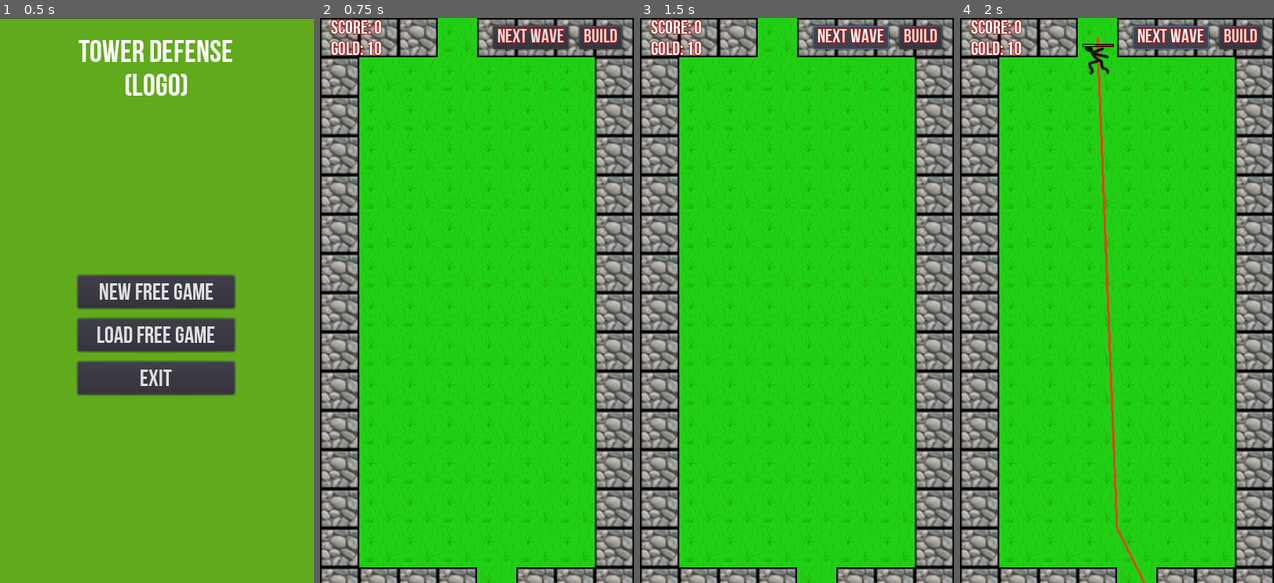
Above: before the commit, frames 1-4 (left to right).
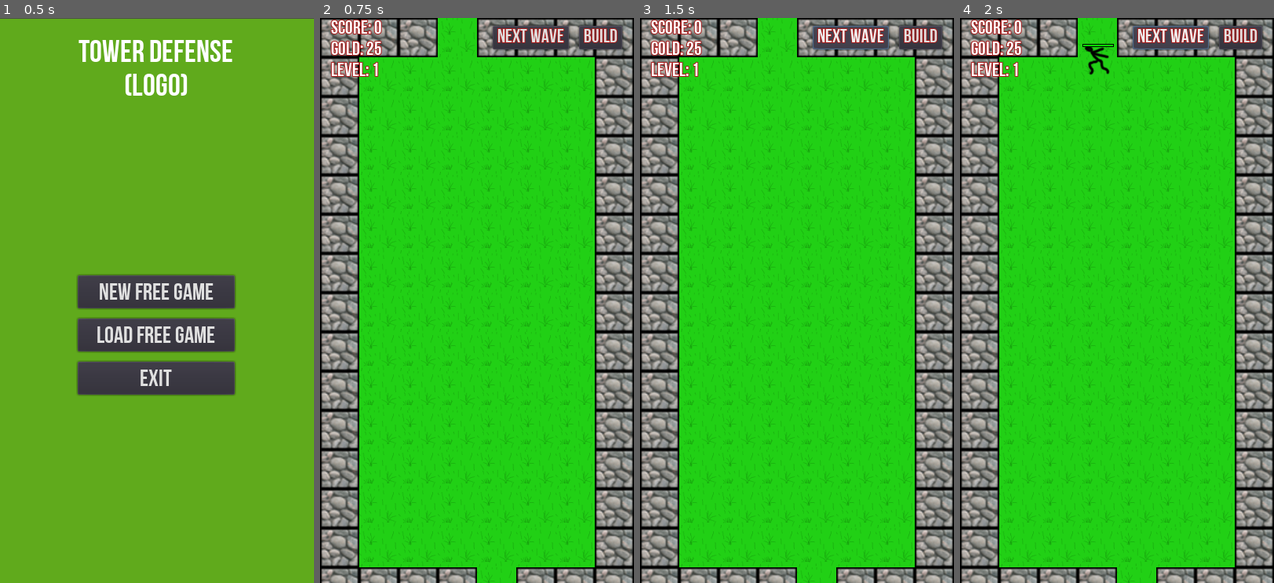
Above: after the commit, the same moments.

Repository: thewillwillhelp/godot-td
Game: Godot game, scene res://scenes/MainMenu.tscn
The game is run twice, just before and just after one commit, with the same random seed, the same clock (stepped at 60 frames per second) and the same inputs.
Inputs:
- Up to frame 1 (0.5 s): no input
- Up to frame 2 (0.75 s): click "New free game" at 0.5 s
- Up to frame 3 (1.5 s): click "Next wave" at 1.25 s
- Up to frame 4 (2 s): no input

Frame 1 is identical in both runs. In frame 2, 0.4% of the frame differs, in the area x 3-20%, y 4-11%; in frame 3, 0.4%; in frame 4, 1.1%, in the area x 3-59%, y 3-100%.

Commit message:
feat: create game level counter feat: create game level counter indicator feat: link hp of enemies and game level feat: game level raised with reaching some scores with logariphmic step

Diff:
--- a/scenes/BattleFieldScene.gd
+++ b/scenes/BattleFieldScene.gd
@@ -13,7 +13,8 @@
 var current_wave_counter: int = 0
 
 var score: int = 0
-var gold: int = 10
+var gold: int = 25
+var game_level: int = 1
 # var wood: int = 0
 # var steel: int = 0
 
@@ -95,6 +96,17 @@
         current_wave_counter -= 1
         create_entity()
 
+func raise_game_level():
+    set_game_level(game_level + 1)
+
+func set_game_level(new_game_level: int):
+    game_level = new_game_level
+    update_score_label()
+
+func check_and_update_game_level():
+    if score / (5.0* (game_level*2)) > game_level:
+        raise_game_level()
+        pass
 
 # remove mobs when they reach the exit
 func _on_ExitArea_area_entered(area: Area2D):
@@ -103,12 +115,14 @@
     update_score_label()
 
 func on_kill_mob():
-    gold += rand_range(1, 10)
-    score += 1
+    gold += rand_range(1, 2)
+    score += 1 * game_level
+    check_and_update_game_level()
     update_score_label()
 
 func create_entity():
     var next_mob = mob_scene.instance()
+    next_mob.difficulty_modifier = game_level
     $BattleField.add_child(next_mob)
     next_mob.position = main_tile_map.map_to_world(start_position) + main_tile_map.cell_size / 2
 
@@ -117,7 +131,8 @@
     find_path(target_position, next_mob)
 
 func update_score_label():
-    $ScoreLabel.text = "Score: %d\nGold: %d" % [score, gold]
+    # @TODO separte these labels
+    $ScoreLabel.text = "Score: %d\nGold: %d\nLevel: %d" % [score, gold, game_level]
 
 
 func _on_BuildingMenu_tower_selected():
--- a/scenes/BattleFieldScene.tscn
+++ b/scenes/BattleFieldScene.tscn
@@ -47,6 +47,7 @@
 tile_data = PoolIntArray( 0, 0, 0, 1, 0, 0, 2, 0, 0, 3, 1, 0, 4, 0, 0, 5, 0, 0, 6, 0, 0, 7, 0, 0, 65536, 0, 0, 65537, 1 …(1413 unchanged characters)…
 
 [node name="Line2D" type="Line2D" parent="BattleField"]
+visible = false
 width = 3.0
 default_color = Color( 0.937255, 0.247059, 0.113725, 1 )
 
@@ -69,7 +70,8 @@
 margin_bottom = 53.0
 custom_fonts/font = ExtResource( 2 )
 text = "Score: 0
-Gold: 0"
+Gold: 0
+Level: 0"
 __meta__ = {
 "_edit_use_anchors_": false
 }
--- a/scenes/MobScene.gd
+++ b/scenes/MobScene.gd
@@ -5,15 +5,17 @@
 const HP_INDICATOR_MAX_WIDTH = 38
 
 var escape_path = [] setget set_path
+var difficulty_modifier = 1
 var hit_points = 4
-var max_hp = 10
+var max_hp = 4
 var speed = 100
 var world_tilemap: TileMap
-var processed_steps = 0
 var enemy_type = 1
 
 # Called when the node enters the scene tree for the first time.
 func _ready():
+    max_hp = difficulty_modifier * max_hp
+    hit_points = max_hp
     update_hp_label()
     set_process(false)
 
